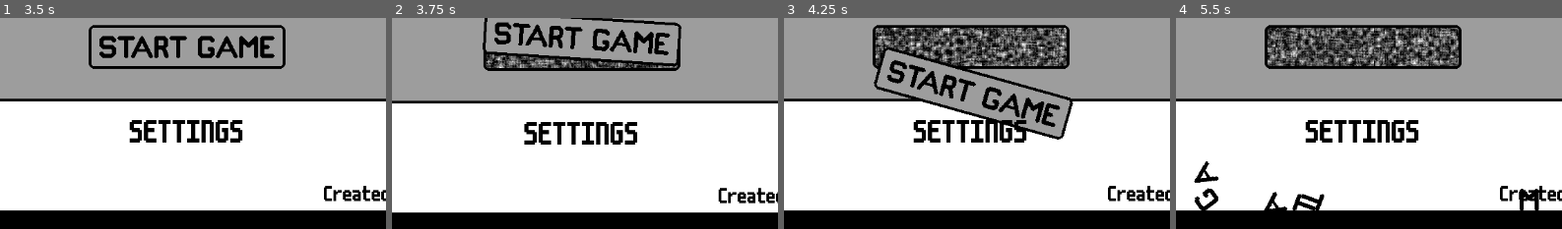
Above: before the commit, frames 1-4 (left to right).
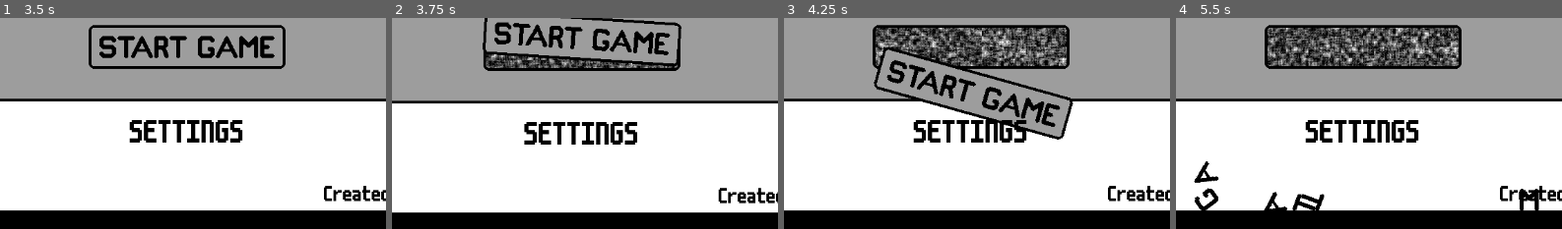
Above: after the commit, the same moments.

Repository: conor-wilson/secret-sapphire
Game: Godot game, scene res://scenes/main.tscn
The game is run twice, just before and just after one commit, with the same random seed, the same clock (stepped at 60 frames per second) and the same inputs.
Inputs (mouse positions are % of the whole screen's width and height, from its top left):
- Up to frame 1 (3.5 s): tap Enter at 0.5 s; move the mouse to (49, 38) at 0.52 s; click (49, 38) at 0.6 s; click "SETTINGS" at 1.25 s; click "BACK" at 2 s; tap Space at 2.75 s; move the mouse to (49, 38) at 2.77 s; click (49, 38) at 2.85 s
- Up to frame 2 (3.75 s): tap Enter at 3.5 s; move the mouse to (49, 56) at 3.52 s; click (49, 56) at 3.6 s
- Up to frame 3 (4.25 s): no input
- Up to frame 4 (5.5 s): move the mouse to (6, 11) at 4.27 s; click (6, 11) at 4.35 s; move the mouse to (92, 11) at 5.02 s; click (92, 11) at 5.1 s
The pictures show only the part of the screen within x 25-75%, y 49-99%; the shares and areas given below are measured in that part.

Frame 1 is identical in both runs. In frame 2, 1.0% of the frame differs, in the area x 24-74%, y 17-24%; in frame 3, 5.4%; in frame 4, 6.0%, in the area x 23-74%, y 4-23%.

Commit message:
Added "Free Help Bot" cheat code

Diff:
--- a/let-me-play/scenes/main.gd
+++ b/let-me-play/scenes/main.gd
@@ -75,8 +75,18 @@
 		if input_cache.size() >= cache_length:
 			input_cache.pop_front()
 		input_cache.append(event.as_text())
-		print(input_cache)
+
+		_check_input_cache()
+		#print(input_cache)
 
 	#if event.is_action_pressed("debugbutton"):
 		#DialogueManager.stop_all_dialogue()
 		#CursorManager.set_mouse_cursor(CursorManager.WRENCH)
+
+const free_help_bot_cheat_code:Array[String] = [
+	"Up", "Down", "Left", "Right", "Left", "Right"
+]
+
+func _check_input_cache():
+	if input_cache == free_help_bot_cheat_code:
+		print("Freeing Help Bot...")
